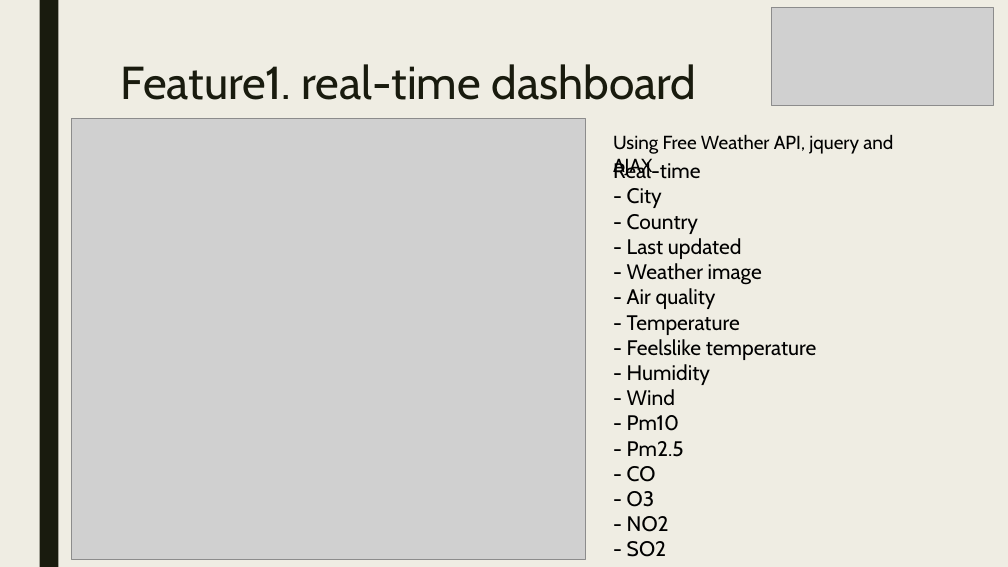
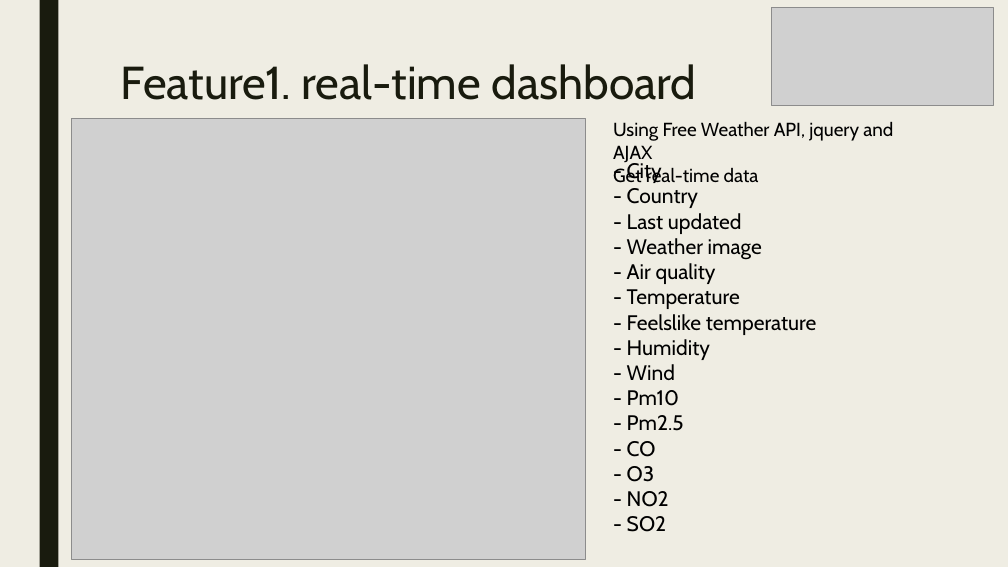
Before and after one commit to minchoCoin/air-quality-dashboard, a slide deck: slide 9 of presentation.pptx (slide 8 before the commit). Drawn at 1008x567 pixels with LibreOffice and Linux fonts; fonts in the diff are those of the drawing; grey boxes stand for pictures. Boxes give left, top, right and bottom in pixels: in the first picture for what was removed or moved away, otherwise in the second. Text is boxed around its words. In the diff, an @@ line names an element or a change of style, - is before the commit and + after.

```diff
--- a/presentation.pptx
+++ b/presentation.pptx
@@ text "Using Free Weather API, jquery ...": place and size @@
-text "Using Free Weather API, jquery ..." at [613, 134, 893, 177]
+text "Using Free Weather API, jquery ..." at [613, 121, 893, 183]
@@ text at [613, 160, 701, 179]: paragraph removed @@
-Real-time
@@ text at [613, 166, 759, 183]: paragraph added @@
+Get real-time data
```
Also in this commit, not shown: 3 other slides changed, 4 slides added, 1 slide removed, 1 other file.
